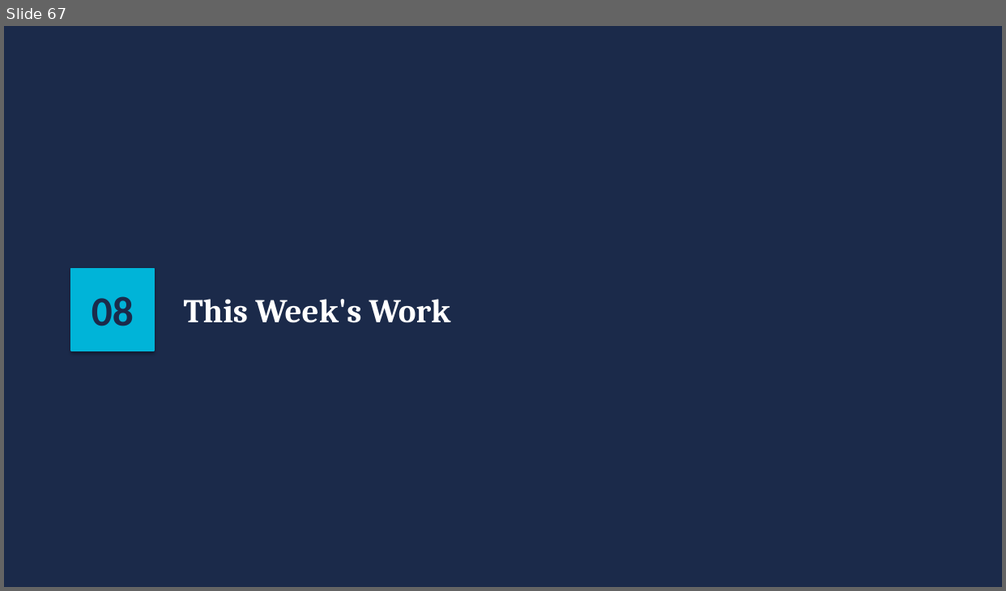
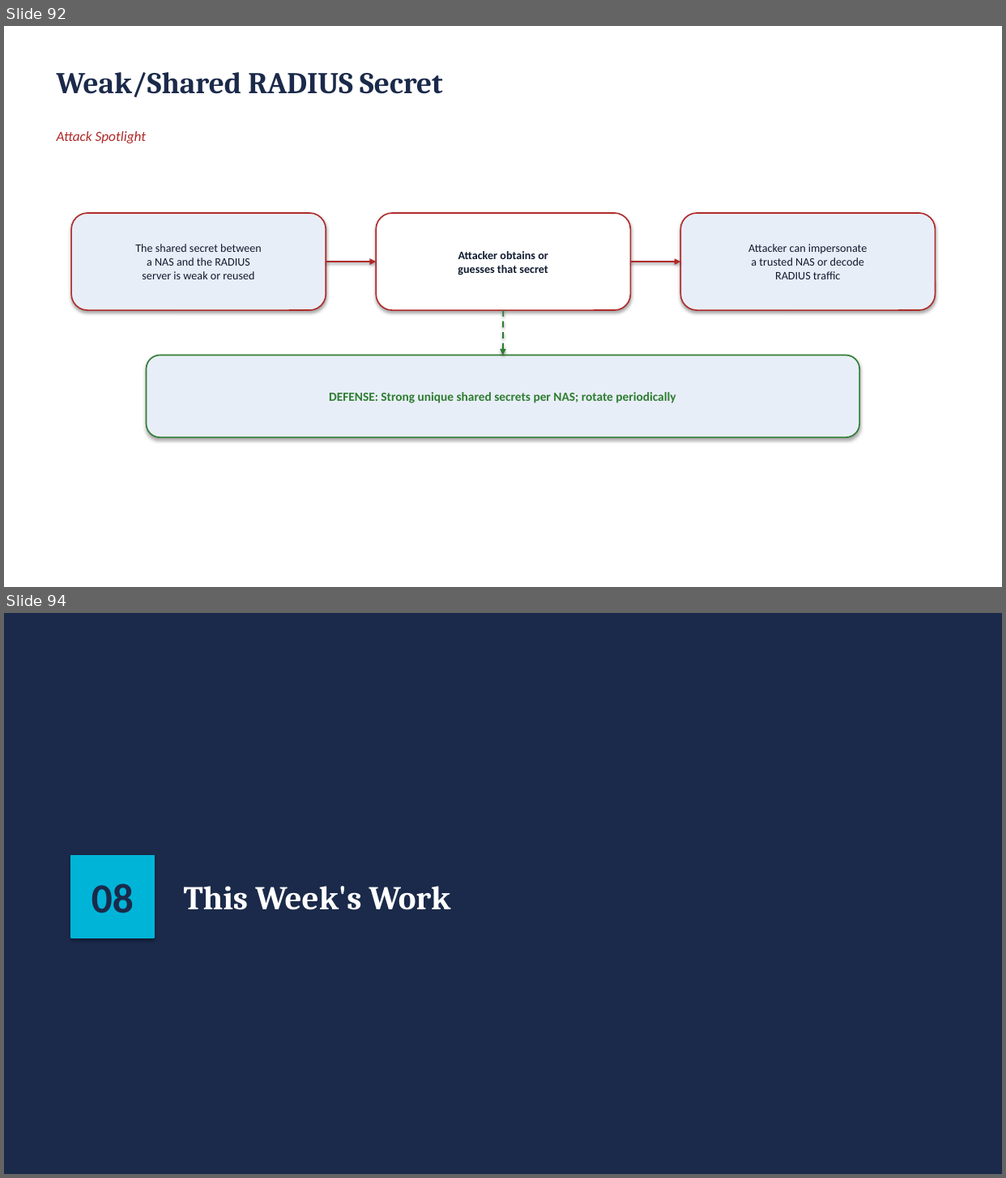
Before and after one commit to BYU-CYBER-444/byu-cyber-444.github.io, a slide deck: lectures/CYBER444_Week03_Windows_Server_Administration.pptx. Shown one above the other, each under a label of ours: slide 67 before the commit, slides 92 and 94 after it; the slides between them are not shown. The pictures are 1006x591 and 1006x1178 pixels, drawn with LibreOffice and Linux fonts; fonts in the diff are those of the drawing. Boxes give left, top, right and bottom in pixels: in the first picture for what was removed or moved away, otherwise in the second. Text is boxed around its words. In the diff, an @@ line names an element or a change of style, - is before the commit and + after.

```diff
--- a/lectures/CYBER444_Week03_Windows_Server_Administration.pptx
+++ b/lectures/CYBER444_Week03_Windows_Server_Administration.pptx
@@ slide 92 added at (x1=4, y1=26, x2=1002, y2=587), background #FFFFFF @@
@@ text added at (x1=57, y1=72, x2=443, y2=97), 29 pt, text #1B2A4A, bold @@
+Weak/Shared RADIUS Secret
@@ text added at (x1=57, y1=131, x2=146, y2=143), 13.5 pt, text #B02A2A, italic @@
+Attack Spotlight
@@ rounded rectangle added at (x1=71, y1=213, x2=326, y2=310), fill #E8EEF7, outline #B02A2A 1.25 pt, 11 pt, text #111B30 @@
+The shared secret between
+a NAS and the RADIUS
+server is weak or reused
@@ rounded rectangle added at (x1=376, y1=213, x2=631, y2=310), fill #FFFFFF, outline #B02A2A 1.25 pt, 11 pt, text #111B30, bold @@
+Attacker obtains or
+guesses that secret
@@ rounded rectangle added at (x1=681, y1=213, x2=936, y2=310), fill #E8EEF7, outline #B02A2A 1.25 pt, 11 pt, text #111B30 @@
+Attacker can impersonate
+a trusted NAS or decode
+RADIUS traffic
@@ arrow added from (326, 262) to (376, 262), #B02A2A 2 pt @@
@@ arrow added from (631, 262) to (681, 262), #B02A2A 2 pt @@
@@ arrow added from (503, 310) to (503, 356), #2E7D32 1.5 pt dashed @@
@@ rounded rectangle added at (x1=147, y1=356, x2=859, y2=437), fill #E8EEF7, outline #2E7D32 1.25 pt, 12 pt, text #2E7D32, bold @@
+DEFENSE: Strong unique shared secrets per NAS; rotate periodically
@@ what was slide 67 is now slide 94 @@
```
Also in this commit, not shown: 2 slides changed, 37 other slides added, 8 slides removed.
